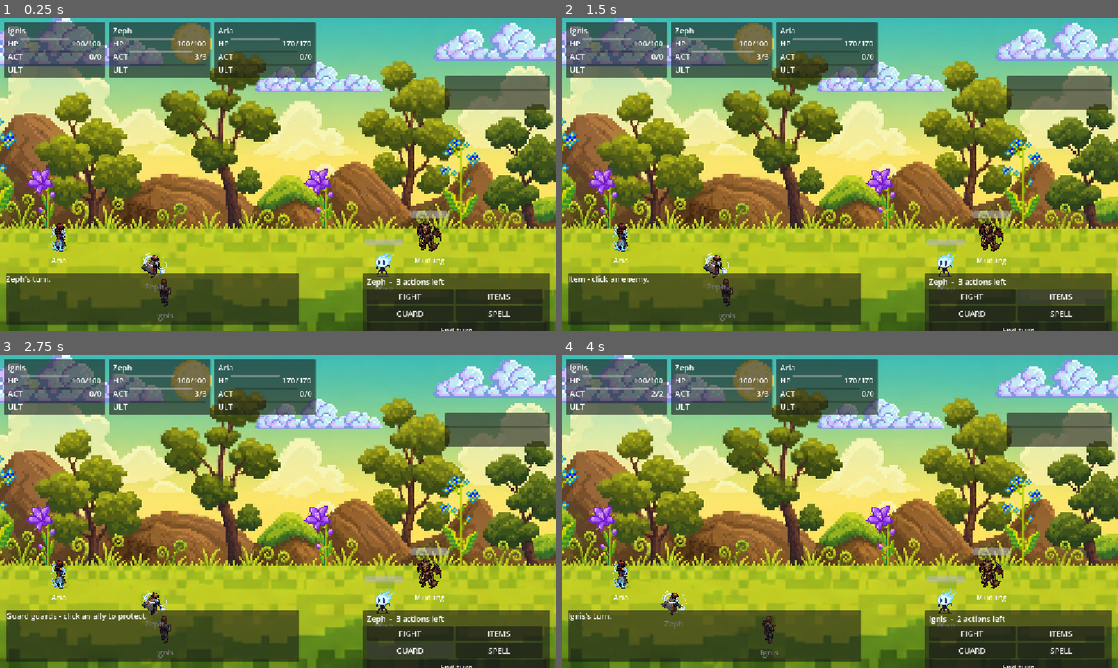
Above: before the commit, frames 1-4 (two rows, left to right).
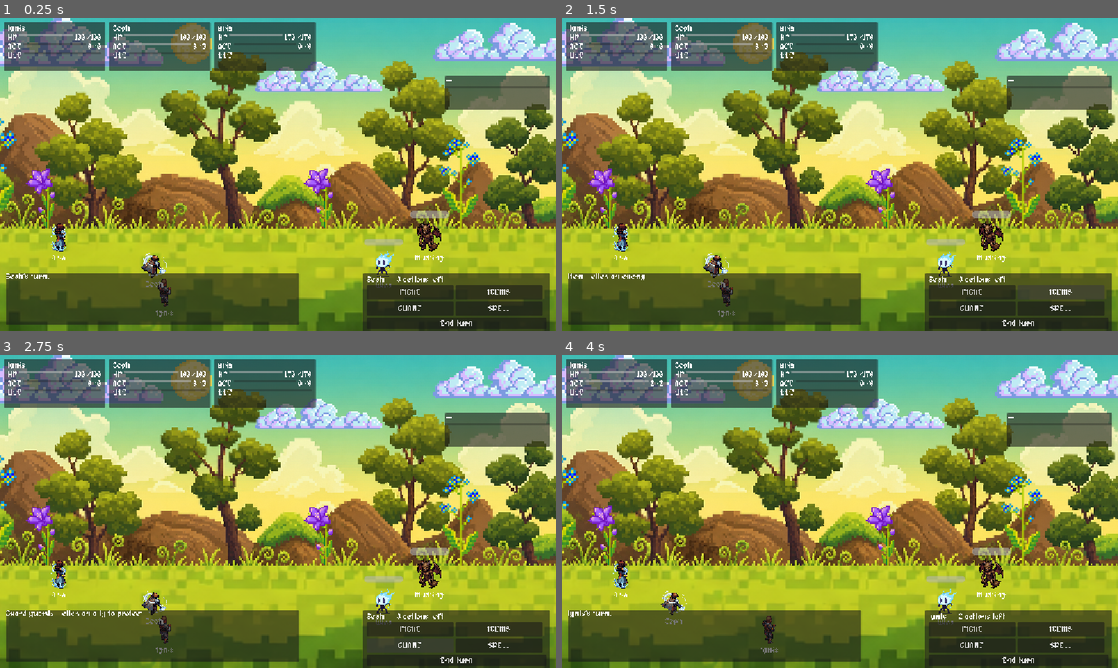
Above: after the commit, the same moments.

Repository: j75484696-bot/rpg_game_dmitra
Game: Godot game, scene res://scenes/battle/battle.tscn
Two runs of this game, one before a commit and one after it. Both use one fixed random seed, a clock stepped at 60 frames per second and the inputs below.
Inputs:
- Up to frame 1 (0.25 s): no input
- Up to frame 2 (1.5 s): click "FIGHT" at 0.5 s; click "ITEMS" at 1.25 s
- Up to frame 3 (2.75 s): click "GUARD" at 2 s
- Up to frame 4 (4 s): click "SPELL" at 2.75 s; click "End turn" at 3.5 s

The runs differ from the first frame. In frame 1, 4.7% of the frame differs, in the area x 0-99%, y 2-100%; in frame 2, 4.5%; in frame 3, 4.7%; in frame 4, 4.7%.

Commit message:
Add the Alagard pixel font and a project-wide theme
Every label, button, bar and log was Godot's default anti-aliased
sans-serif, which read as placeholder UI against 64x64 pixel art.

ui/themes/main.tres is registered as gui/theme/custom, so one resource
styles every Control in the game -- battle HUD, skill tree, main menu --
rather than a font override on forty nodes. It is also where button
styling goes when ui_btn_*.png arrives.

Godot's font import defaults are wrong for pixel fonts: antialiasing on,
hinting on, subpixel positioning auto. All three blur the glyph edges
the same way linear filtering blurred the sprites. Set to 0/0/0 and
reimported. Used at 16px -- pixel fonts stay crisp only at native size
or exact integer multiples.

Verified in-engine rather than assumed: labels and buttons both report
Alagard at 16.

One trap worth recording: .theme is Godot's BINARY extension. A
hand-written text theme must be .tres or the project refuses it with
"Unrecognized binary resource file". STRUCTURE.md describes ui/themes/
as holding ".theme resources", which is what led me wrong.

Co-Authored-By: Claude Opus 5 <noreply@anthropic.com>

Diff:
--- a/project.godot
+++ b/project.godot
@@ -31,6 +31,10 @@
 window/stretch/mode="canvas_items"
 window/stretch/aspect="expand"
 
+[gui]
+
+theme/custom="res://ui/themes/main.tres"
+
 [physics]
 
 3d/physics_engine="Jolt Physics"
--- /dev/null
+++ b/ui/themes/main.tres
@@ -0,0 +1,10 @@
+[gd_resource type="Theme" load_steps=2 format=3]
+
+[ext_resource type="FontFile" uid="uid://k2jn5snyd850" path="res://assets/fonts/alagard.ttf" id="1"]
+
+[resource]
+default_font = ExtResource("1")
+default_font_size = 16
+Label/font_sizes/font_size = 16
+Button/font_sizes/font_size = 16
+RichTextLabel/font_sizes/normal_font_size = 16
Binary file added: assets/fonts/alagard.ttf
Not shown, added: assets/fonts/alagard.ttf.import
Not shown, changed: CHANGELOG.md
Not shown, changed: NAMING.md
